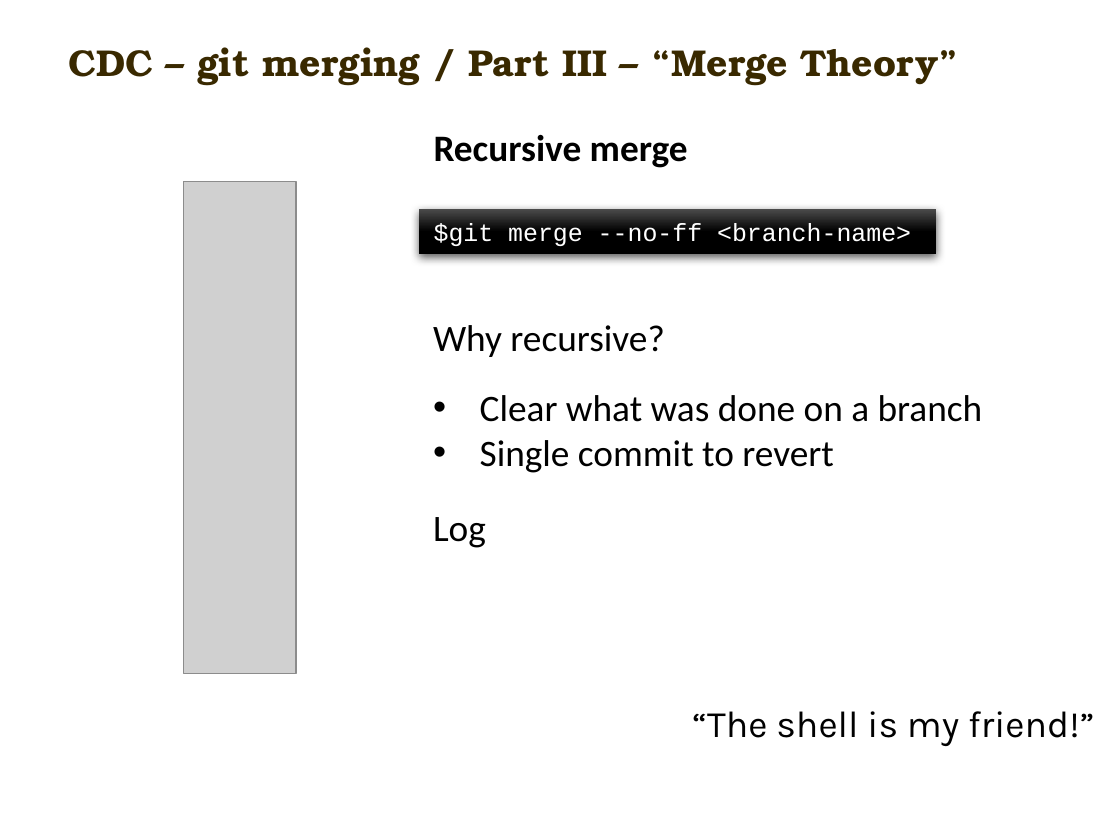
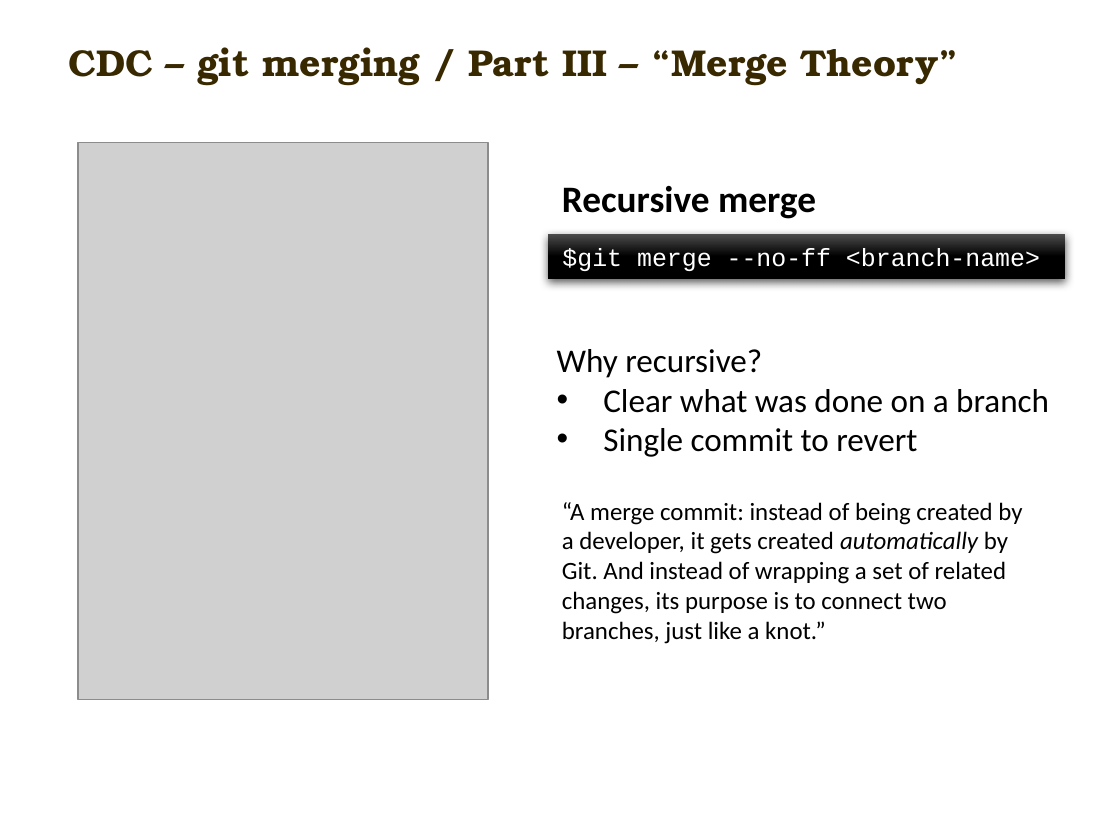
Before and after one commit to carlmitrais/wisdom, a slide deck: slide 13 of cdc_git_ws1.pptx (slide 12 before the commit). Drawn at 1120x840 pixels with LibreOffice and Linux fonts; fonts in the diff are those of the drawing; grey boxes stand for pictures; background and template pictures are left out. Boxes give left, top, right and bottom in pixels: in the first picture for what was removed or moved away, otherwise in the second. Text is boxed around its words. In the diff, an @@ line names an element or a change of style, - is before the commit and + after.

Commit message:
changed workflow to basic merge and took rebase as additional

```diff
--- a/cdc_git_ws1.pptx
+++ b/cdc_git_ws1.pptx
@@ picture added at <box>78,142,488,699</box> @@
@@ text "Recursive merge": place and size @@
-text "Recursive merge" at <box>434,135,688,168</box>
+text "Recursive merge" at <box>562,186,816,219</box>
@@ picture removed at <box>184,182,296,673</box> @@
@@ rectangle "$git merge --no-ff <branch-name>": place and size @@
-rectangle "$git merge --no-ff <branch-name>" at <box>420,209,936,254</box>
+rectangle "$git merge --no-ff <branch-name>" at <box>548,234,1065,279</box>
@@ text removed at <box>433,325,664,357</box> @@
-Why recursive?
@@ text "Why recursive?": place and size @@
-text "Why recursive?" at <box>480,395,983,473</box>
+text "Why recursive?" at <box>557,349,1049,457</box>
@@ text at <box>557,349,762,378</box>: paragraph added @@
+Why recursive?
@@ text at <box>603,389,1049,457</box>: size 18 to 16 pt in "Clear what was done on a branch", "Single commit to revert" @@
@@ text added at <box>562,502,1022,644</box>, 12 pt, text #000000 @@
+“A merge commit: instead of being created by a developer, it gets created automatically by Git. And instead of wrapping a set of related changes, its purpose is to connect two branches, just like a knot.”
@@ text removed at <box>433,517,486,548</box> @@
-Log
@@ text removed at <box>692,711,1094,746</box> @@
-“The shell is my friend!”
```
Also in this commit, not shown: 12 other slides changed, 2 slides added.
